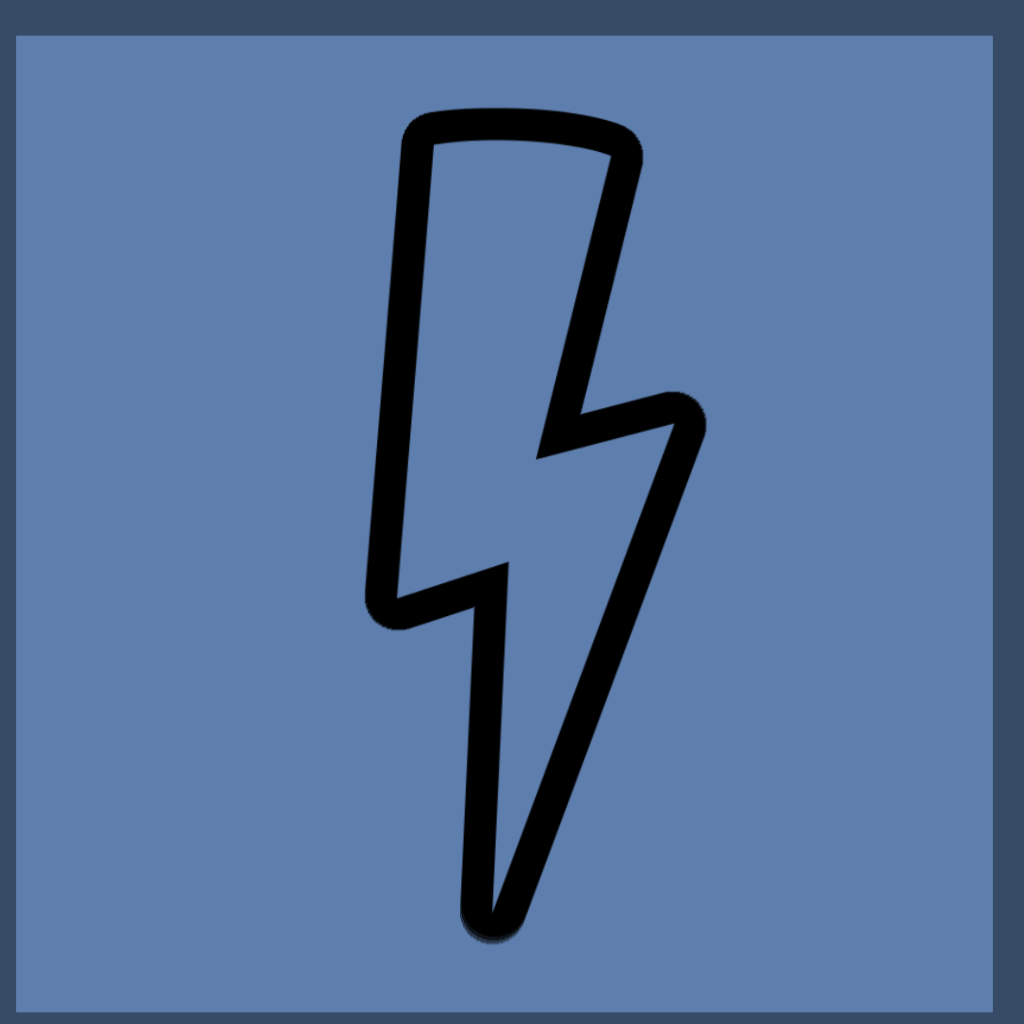
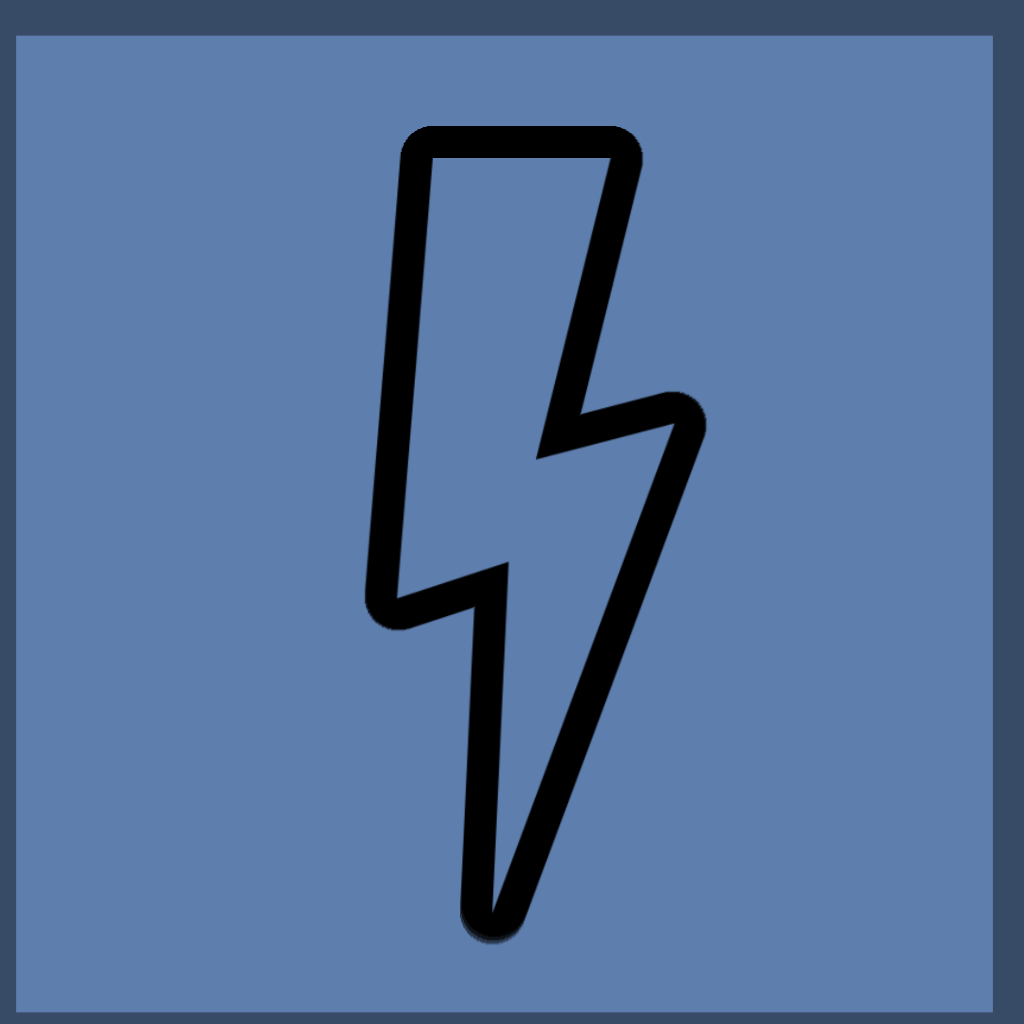
Layers edited between the first and the second (1024, 1024) image:
painted on "zigzag" over left=432, top=139, right=612, bottom=158
painted on "inner edge" over left=400, top=107, right=644, bottom=164
